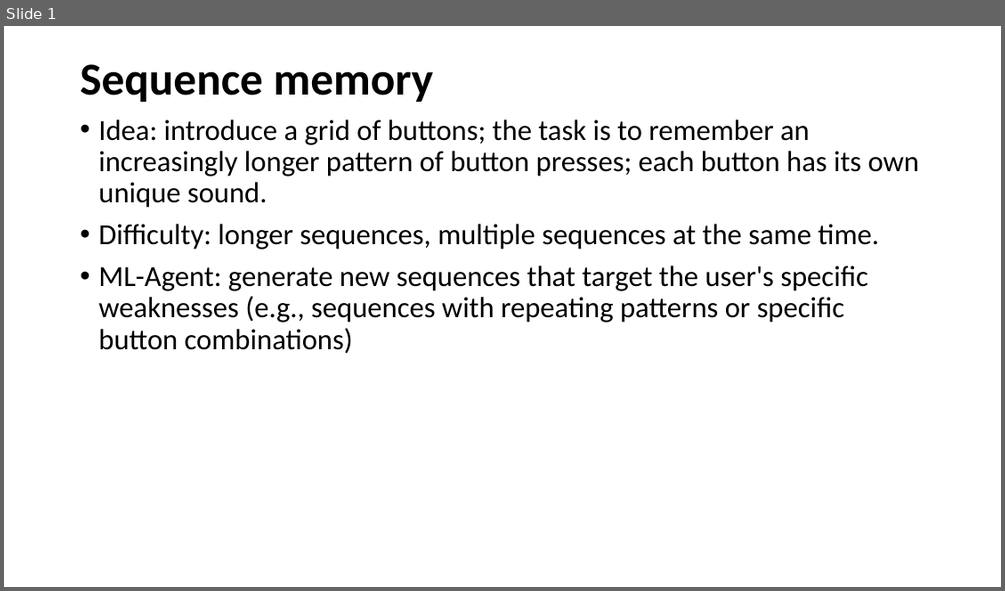
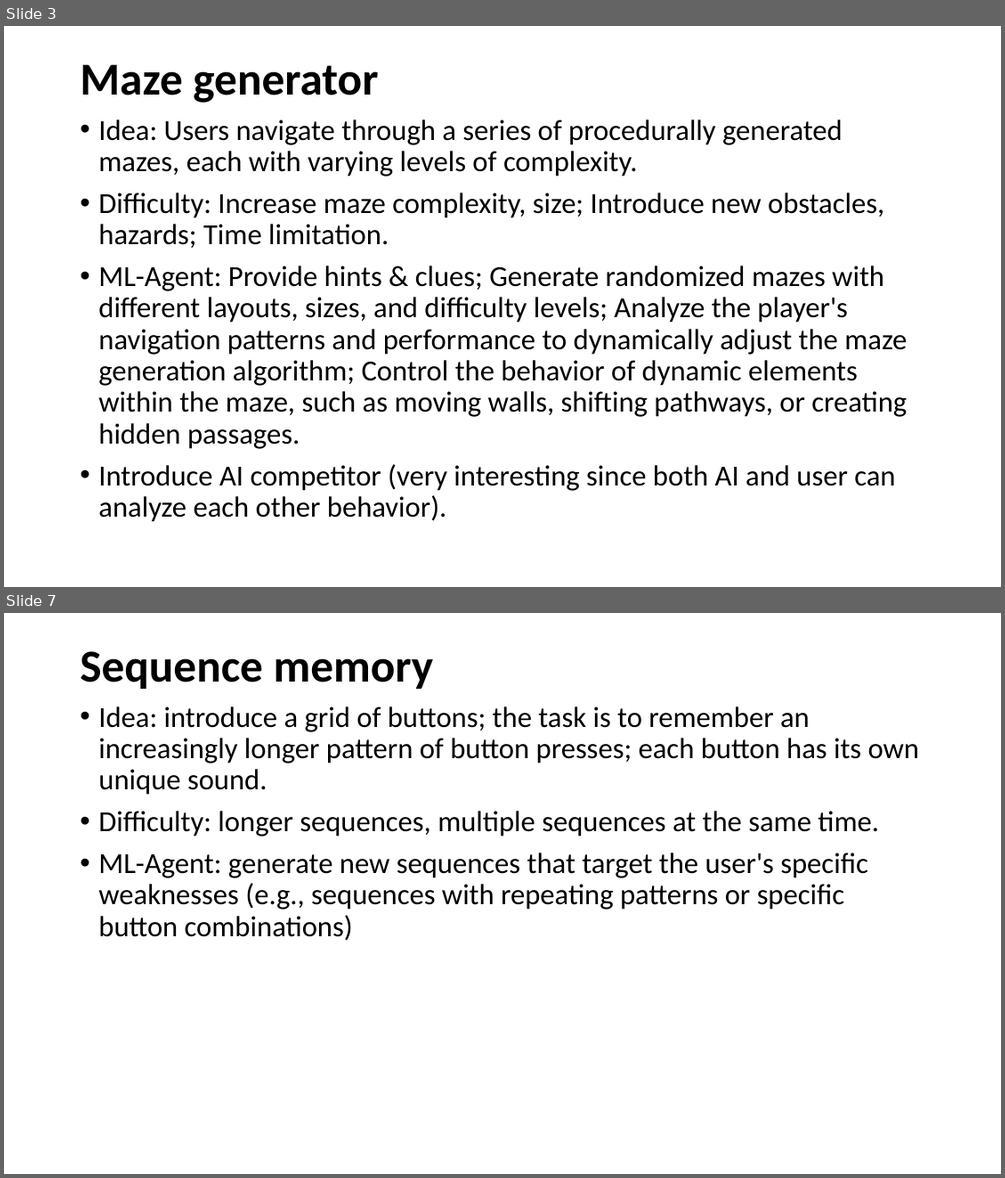
Before and after one commit to ztsv-av/xr_ml, a slide deck: vr_ideas.pptx. Shown one above the other, each under a label of ours: slide 1 before the commit, slides 3 and 7 after it; the slides between them are not shown. The pictures are 1005x591 and 1005x1178 pixels, drawn with LibreOffice and Linux fonts; fonts in the diff are those of the drawing. Boxes give left, top, right and bottom in pixels: in the first picture for what was removed or moved away, otherwise in the second. Text is boxed around its words. In the diff, an @@ line names an element or a change of style, - is before the commit and + after.

```diff
--- a/vr_ideas.pptx
+++ b/vr_ideas.pptx
@@ slide 3 added at <box>4,26,1001,587</box>, background #FFFFFF @@
@@ title added at <box>80,64,378,103</box>, 44 pt, text #000000, bold @@
+Maze generator
@@ text added at <box>98,119,906,522</box>, 28 pt, text #000000 @@
+• Idea: Users navigate through a series of procedurally generated mazes, each with varying levels of complexity.
+• Difficulty: Increase maze complexity, size; Introduce new obstacles, hazards; Time limitation.
+• ML-Agent: Provide hints & clues; Generate randomized mazes with different layouts, sizes, and difficulty levels; Analyze the player's navigation patterns and performance to dynamically adjust the maze generation algorithm; Control the behavior of dynamic elements within the maze, such as moving walls, shifting pathways, or creating hidden passages.
+• Introduce AI competitor (very interesting since both AI and user can analyze each other behavior).
@@ what was slide 1 is now slide 7 @@
```
Also in this commit, not shown: 6 slides changed, 2 other slides added.
